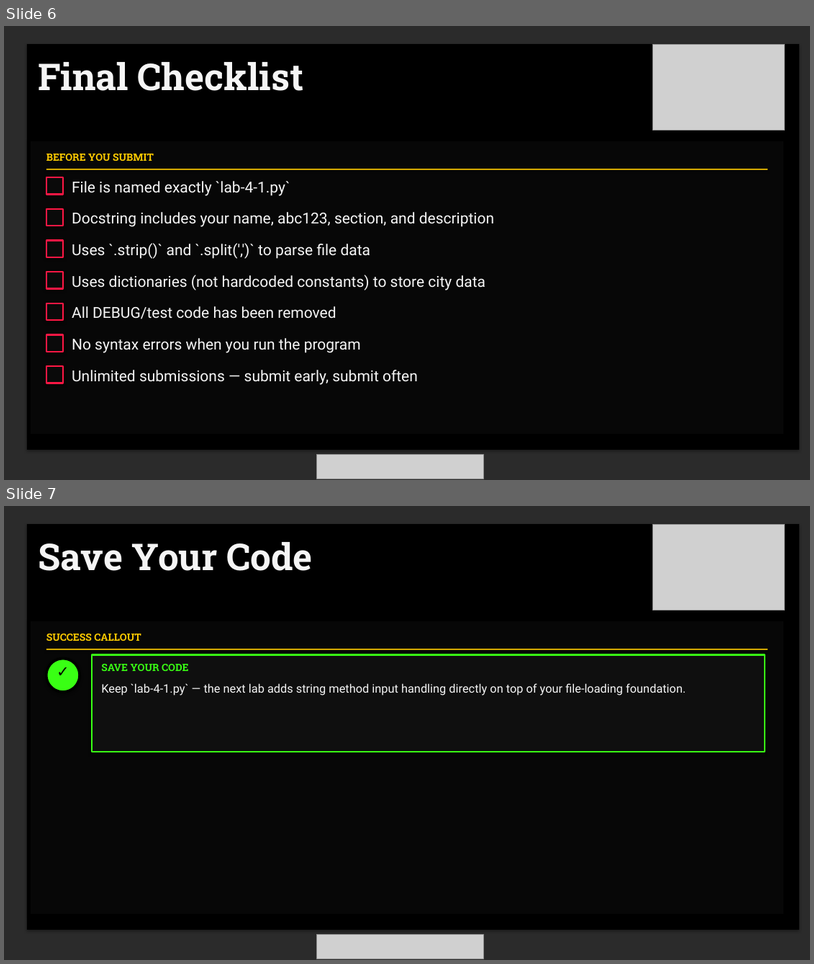
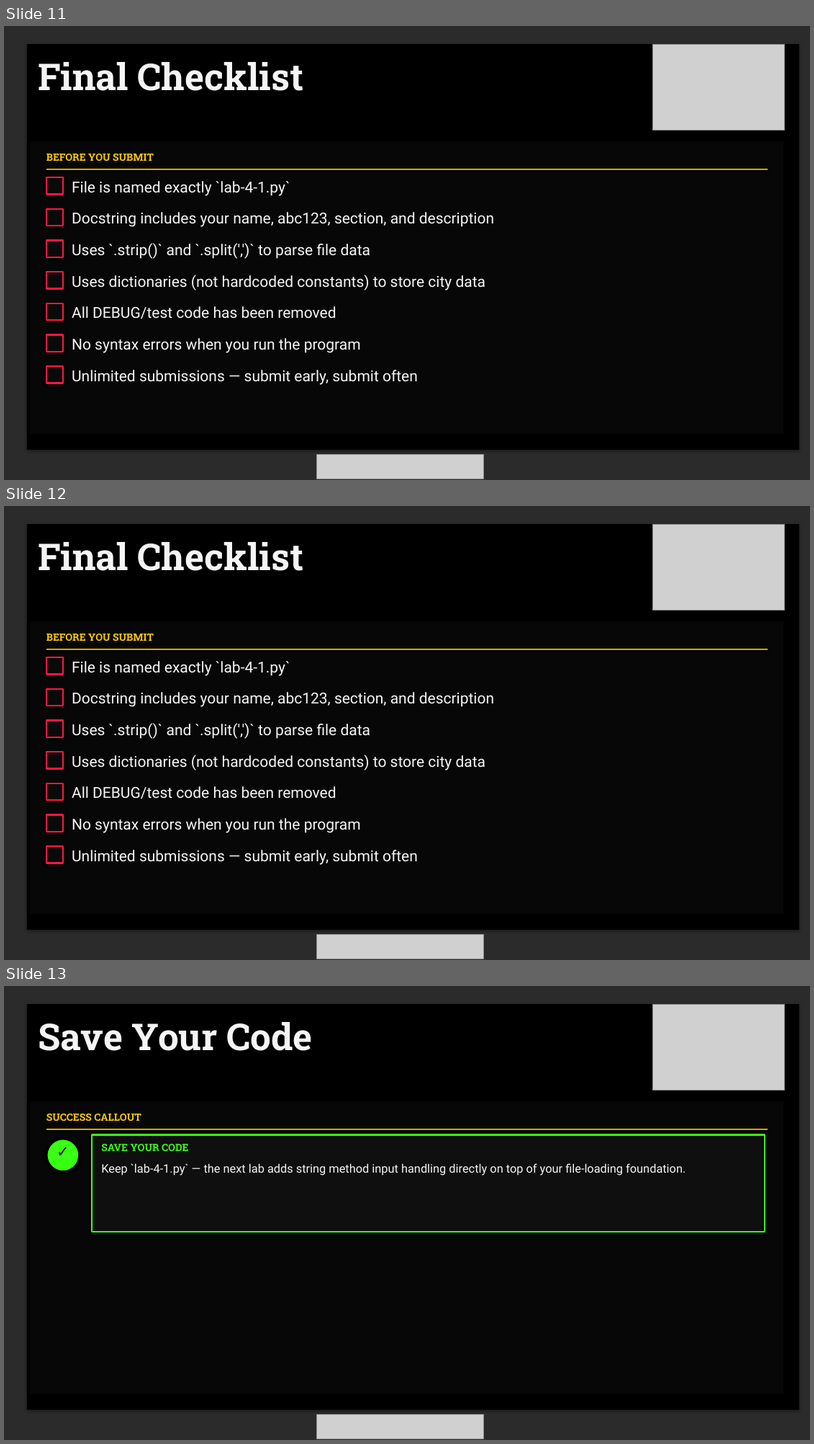
Before and after one commit to jfnewsom/is2053-assets, a slide deck: ppt/IS2053_Template.pptx. Shown one above the other, each under a label of ours: slides 6 and 7 before the commit, slides 11, 12 and 13 after it. The pictures are 814x964 and 814x1444 pixels, drawn with LibreOffice and Linux fonts; fonts in the diff are those of the drawing; grey boxes stand for pictures; background and template pictures are left out; a plain dark background stands for a picture behind light text. Boxes give left, top, right and bottom in pixels: in the first picture for what was removed or moved away, otherwise in the second. Text is boxed around its words. In the diff, an @@ line names an element or a change of style, - is before the commit and + after.

```diff
--- a/ppt/IS2053_Template.pptx
+++ b/ppt/IS2053_Template.pptx
@@ slide 12 added at <box>4,506,810,960</box>, background picture (left out) @@
@@ rectangle added at <box>27,524,800,929</box>, fill #000000 @@
@@ picture added at <box>653,524,785,610</box> @@
@@ text added at <box>38,542,304,571</box>, 44 pt, text #F5F5F5, bold @@
+Final Checklist
@@ rectangle added at <box>29,620,785,915</box>, fill #0A0A0A at 75% opacity, outline #000000 3 pt @@
@@ text added at <box>46,633,154,641</box>, 12 pt, text #FFCC00, bold @@
+BEFORE YOU SUBMIT
@@ rectangle added at <box>46,649,768,650</box>, fill #FFCC00 @@
@@ rectangle added at <box>46,657,63,674</box>, fill #0A0A0A, outline #FF1744 2 pt @@
@@ text added at <box>72,661,291,676</box>, 18 pt, text #F5F5F5 @@
+File is named exactly `lab-4-1.py`
@@ rectangle added at <box>46,689,63,705</box>, fill #0A0A0A, outline #FF1744 2 pt @@
@@ text added at <box>72,692,494,707</box>, 18 pt, text #F5F5F5 @@
+Docstring includes your name, abc123, section, and description
@@ rectangle added at <box>46,720,63,737</box>, fill #0A0A0A, outline #FF1744 2 pt @@
@@ text added at <box>72,723,371,739</box>, 18 pt, text #F5F5F5 @@
+Uses `.strip()` and `.split(',')` to parse file data
@@ rectangle added at <box>46,752,63,769</box>, fill #0A0A0A, outline #FF1744 2 pt @@
@@ text added at <box>72,754,486,770</box>, 18 pt, text #F5F5F5 @@
+Uses dictionaries (not hardcoded constants) to store city data
@@ rectangle added at <box>46,783,63,800</box>, fill #0A0A0A, outline #FF1744 2 pt @@
@@ text added at <box>72,786,336,799</box>, 18 pt, text #F5F5F5 @@
+All DEBUG/test code has been removed
@@ rectangle added at <box>46,815,63,831</box>, fill #0A0A0A, outline #FF1744 2 pt @@
@@ text added at <box>72,818,361,833</box>, 18 pt, text #F5F5F5 @@
+No syntax errors when you run the program
@@ rectangle added at <box>46,846,63,863</box>, fill #0A0A0A, outline #FF1744 2 pt @@
@@ text added at <box>72,849,418,865</box>, 18 pt, text #F5F5F5 @@
+Unlimited submissions — submit early, submit often
@@ picture added at <box>316,934,484,958</box> @@
@@ what was slide 6 is now slide 11 @@
@@ what was slide 7 is now slide 13 @@
```
Also in this commit, not shown: 1 slide changed, 5 other slides added.
